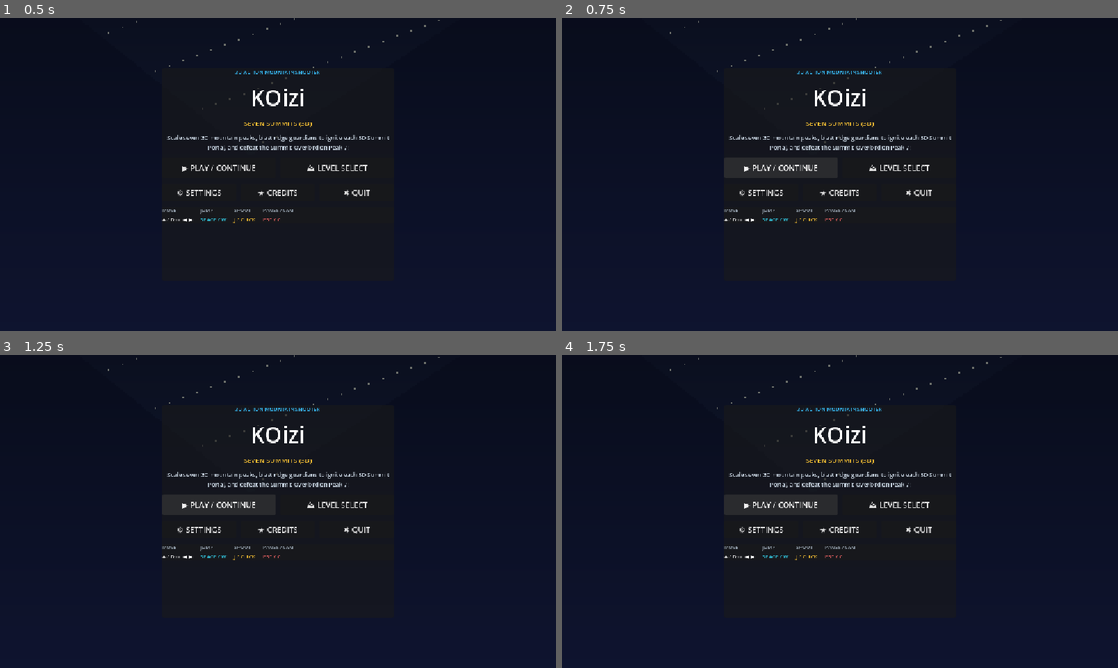
Above: before the commit, frames 1-4 (two rows, left to right).
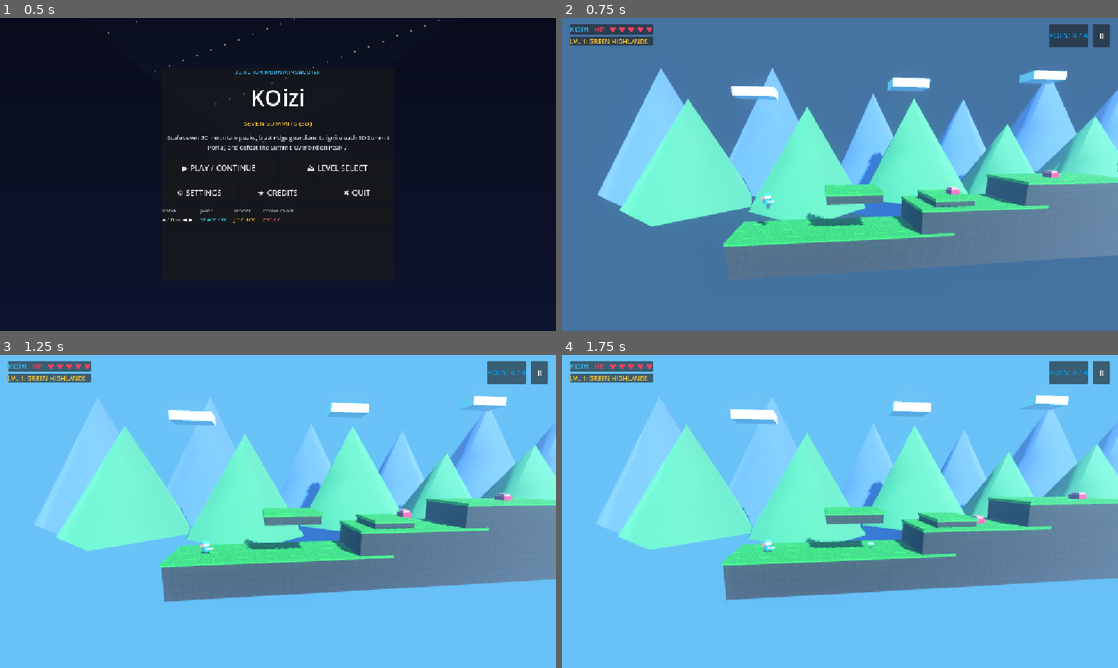
Above: after the commit, the same moments.

Repository: SpanzZzy/Kiozii-Adventure-Game
Game: Godot game, scene res://scenes/ui/main_menu.tscn
Same seed, same stepped clock (60 frames per second), same inputs: the game is played once before the commit and once after it.
Inputs (mouse positions are in pixels of both pictures, inside the frame that each line leads up to):
- Up to frame 1 (0.5 s): no input
- Up to frame 2 (0.75 s): click "▶ PLAY / CONTINUE" at 0.5 s
- Up to frame 3 (1.25 s): no input
- Up to frame 4 (1.75 s): click (778, 505) at 1.25 s, where only the run before the commit has a clickable "▶ PLAY / CONTINUE"

Frame 1 is identical in both runs. In frame 2, 100% of the frame differs, in the area x 0-100%, y 0-100%; in frame 3, 100%; in frame 4, 100%.
Error before the commit: Invalid access to property or key 'current_level_index' on a base object of type 'Node (game_manager.gd)'. (res://scripts/main_menu.gd:13)

Commit message:
fix: resolve current_level_index naming alias in GameManager

Diff:
--- a/kiozii/scripts/game_manager.gd
+++ b/kiozii/scripts/game_manager.gd
@@ -8,6 +8,9 @@
 signal game_over(reason)
 
 var current_level_idx: int = 0
+var current_level_index: int:
+	get: return current_level_idx
+	set(val): current_level_idx = val
 var unlocked_level: int = 1
 var completed_levels: Array = []
 var total_levels: int = 7
--- a/kiozii/scripts/main_menu.gd
+++ b/kiozii/scripts/main_menu.gd
@@ -10,7 +10,7 @@
 	if AudioManager:
 		AudioManager.play_jump()
 	GameManager.total_kills_session = 0
-	GameManager.start_level(GameManager.current_level_index)
+	GameManager.start_level(GameManager.current_level_idx)
 
 func _on_levels_pressed() -> void:
 	if AudioManager:
